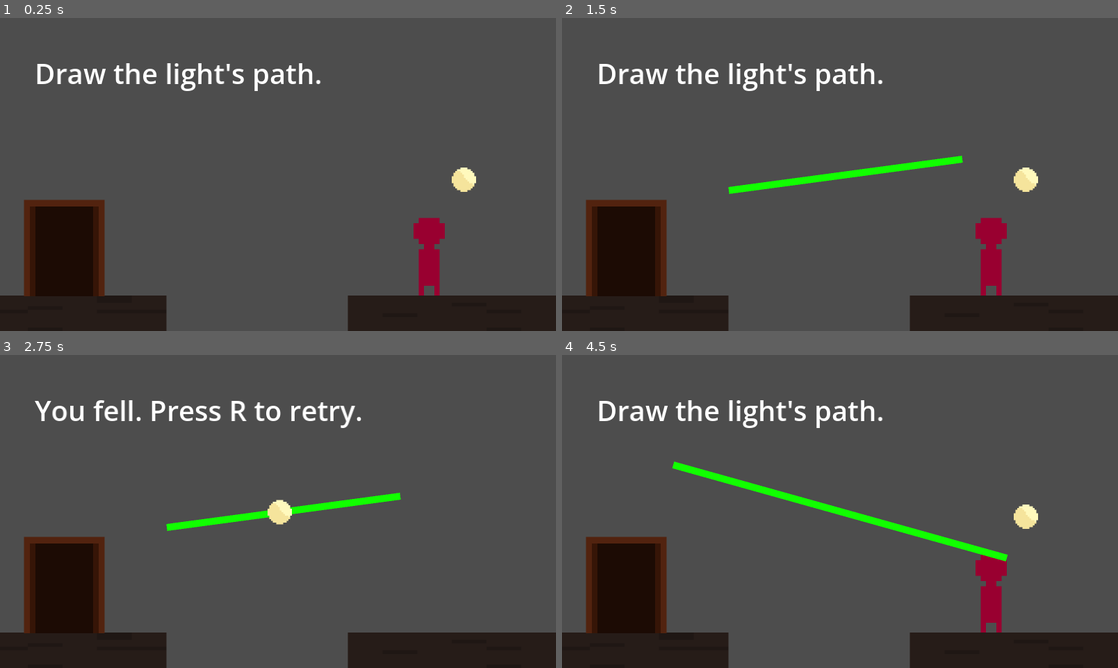
Above: before the commit, frames 1-4 (two rows, left to right).
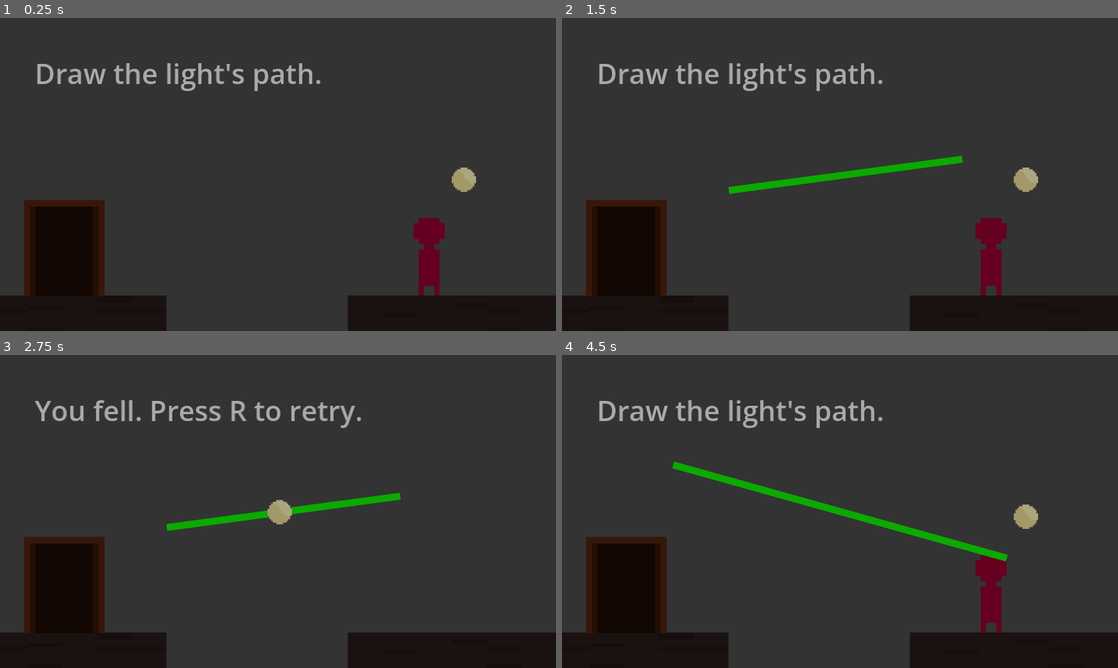
Above: after the commit, the same moments.

Repository: kvnfrr/Staylight
Game: Godot game, scene res://scenes/main.tscn
Same seed, same stepped clock (60 frames per second), same inputs: the game is played once before the commit and once after it.
Inputs (mouse positions are in pixels of both pictures, inside the frame that each line leads up to):
- Up to frame 1 (0.25 s): no input
- Up to frame 2 (1.5 s): tap Enter (start_run) at 0.5, 1.25, 1.35 s; move the mouse to (962, 158) at 0.52 s; hold D (move_right) from 0.53 s (still down); tap R (clear_path) at 0.6 s; click (962, 158) at 0.67 s; tap W (jump) at 0.77 s; move the mouse to (728, 190) at 1.27 s; click (728, 190) at 1.42 s
- Up to frame 3 (2.75 s): tap W (jump) at 1.52 s; tap Enter (start_run) at 2 s; move the mouse to (333, 442) at 2.02 s; release D (move_right) at 2.03 s; hold A (move_left) from 2.03 s (still down); tap R (clear_path) at 2.1 s; click (333, 442) at 2.17 s
- Up to frame 4 (4.5 s): tap R (clear_path) at 2.75, 3.6 s; move the mouse to (812, 574) at 2.77 s; release A (move_left) at 2.78 s; hold D (move_right) 2.78-4.28 s; tap Enter (start_run) at 2.85, 3.5, 4.25, 4.35 s; click (812, 574) at 2.92 s; tap W (jump) at 3.02, 3.77 s; move the mouse to (1006, 558) at 3.52 s; click (1006, 558) at 3.67 s; move the mouse to (673, 464) at 4.27 s; hold A (move_left) from 4.28 s (still down); click (673, 464) at 4.42 s

The runs differ from the first frame. In frame 1, 89% of the frame differs, in the area x 0-100%, y 0-100%; in frame 2, 89%; in frame 3, 89%; in frame 4, 89%.

Commit message:
Added darkness

Diff:
--- a/scenes/main.tscn
+++ b/scenes/main.tscn
@@ -92,5 +92,13 @@
 position = Vector2(43, 0)
 shape = SubResource("RectangleShape2D_o6xl0")
 
+[node name="DarknessLayer" type="CanvasLayer" parent="." unique_id=2026907743]
+
+[node name="Darkness" type="ColorRect" parent="DarknessLayer" unique_id=2050813697]
+offset_right = 1280.0
+offset_bottom = 720.0
+mouse_filter = 2
+color = Color(0, 0, 0, 0.33333334)
+
 [connection signal="body_entered" from="Exit" to="." method="_on_exit_body_entered"]
 [connection signal="body_entered" from="DeathZone" to="." method="_on_death_zone_body_entered"]
